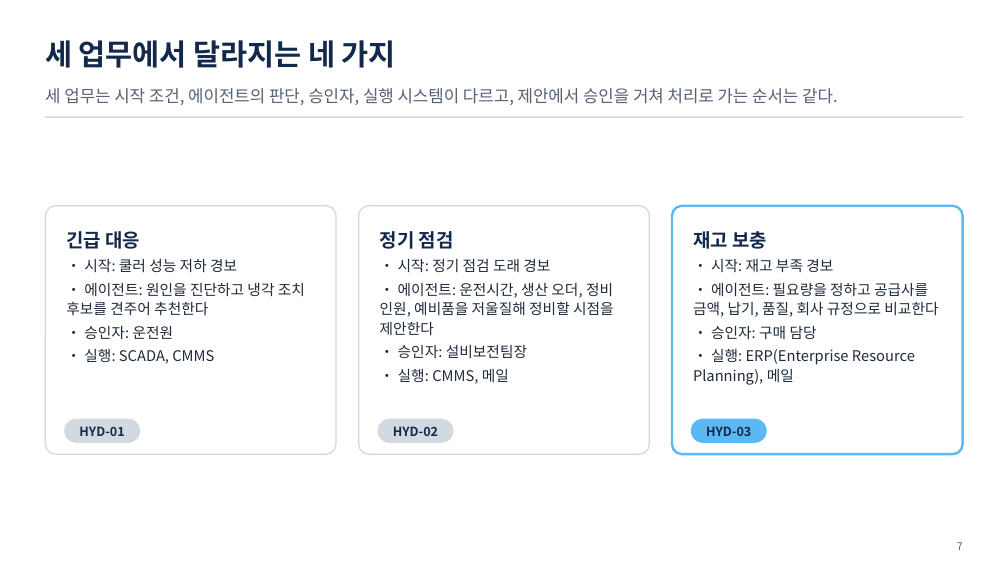
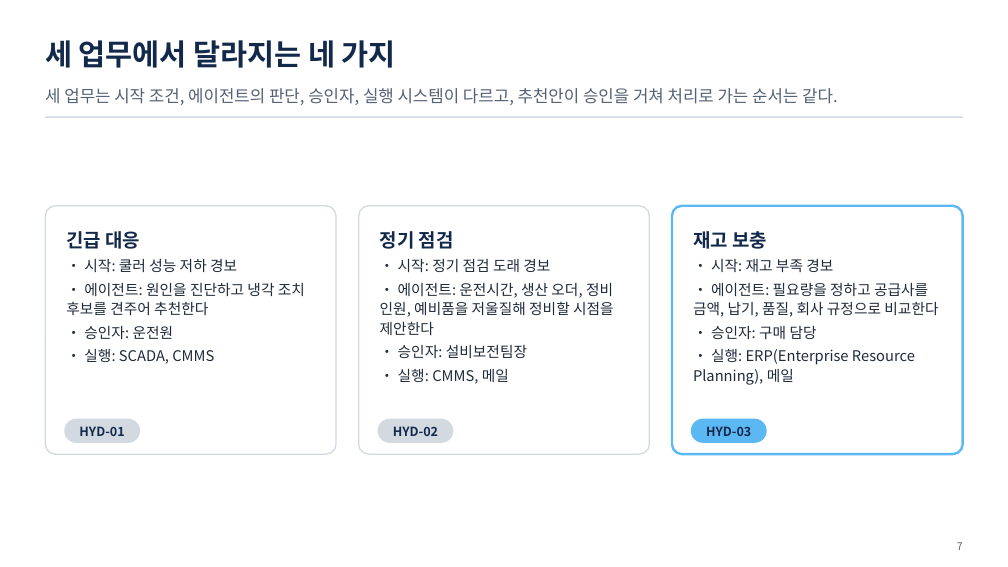
Before and after one commit to uengine-oss/hyd-iot-edu, a slide deck: slide 7 of docs/교재/통합반_오프라인/10회차/통합반_오프라인_10회차.pptx. Drawn at 1008x567 pixels with LibreOffice and Linux fonts; fonts in the diff are those of the drawing. Boxes give left, top, right and bottom in pixels: in the first picture for what was removed or moved away, otherwise in the second. Text is boxed around its words. In the diff, an @@ line names an element or a change of style, - is before the commit and + after.

```diff
--- a/docs/교재/통합반_오프라인/10회차/통합반_오프라인_10회차.pptx
+++ b/docs/교재/통합반_오프라인/10회차/통합반_오프라인_10회차.pptx
@@ text at (45, 88, 838, 105): text changed @@
-세 업무는 시작 조건, 에이전트의 판단, 승인자, 실행 시스템이 다르고, 제안에서 승인을 거쳐 처리로 가는 순서는 같다.
+세 업무는 시작 조건, 에이전트의 판단, 승인자, 실행 시스템이 다르고, 추천안이 승인을 거쳐 처리로 가는 순서는 같다.
```
Also in this commit, not shown: 19 other slides changed, 2 slides added, 2 slides removed, 35 other files.
